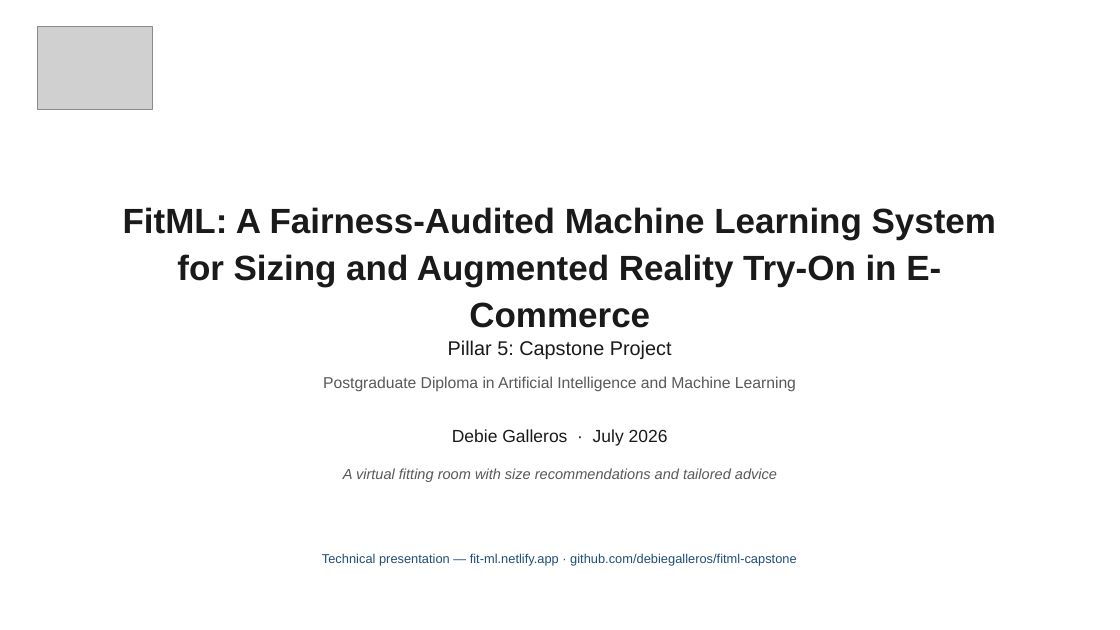
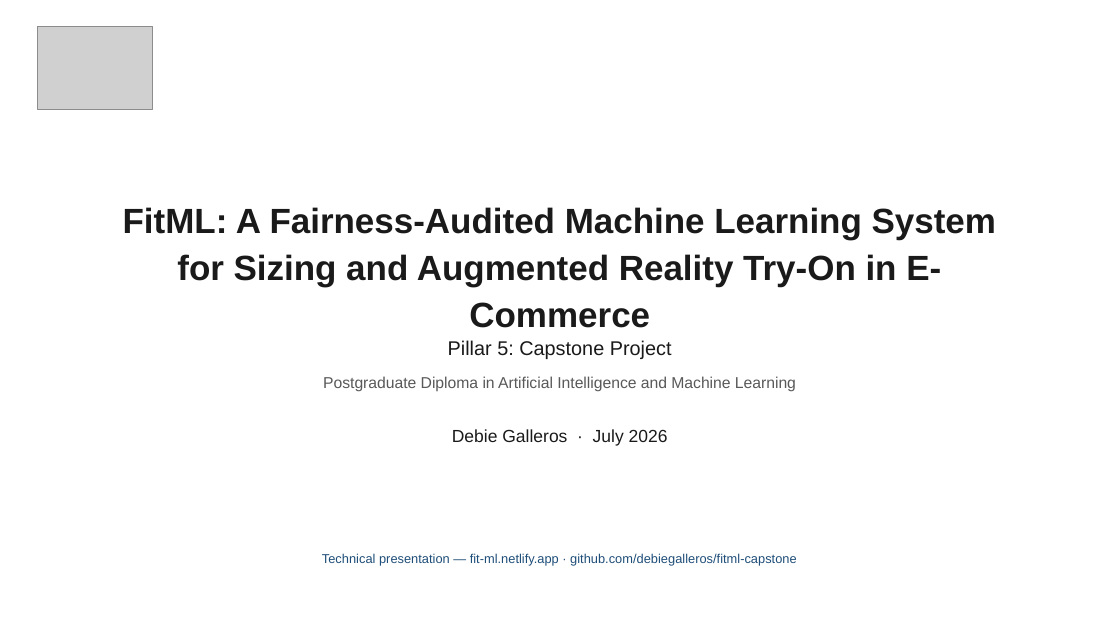
Before and after one commit to debiegalleros/fitml-capstone, a slide deck: slide 1 of submission/Debie_Galleros_Pillar5_CapstoneProject_TechnicalDeck.pptx. Drawn at 1120x630 pixels with LibreOffice and Linux fonts; fonts in the diff are those of the drawing; grey boxes stand for pictures. Boxes give left, top, right and bottom in pixels: in the first picture for what was removed or moved away, otherwise in the second. Text is boxed around its words. In the diff, an @@ line names an element or a change of style, - is before the commit and + after.

```diff
--- a/submission/Debie_Galleros_Pillar5_CapstoneProject_TechnicalDeck.pptx
+++ b/submission/Debie_Galleros_Pillar5_CapstoneProject_TechnicalDeck.pptx
@@ text removed at <box>343,468,777,482</box> @@
-A virtual fitting room with size recommendations and tailored advice
```
Also in this commit, not shown: 1 other file.
